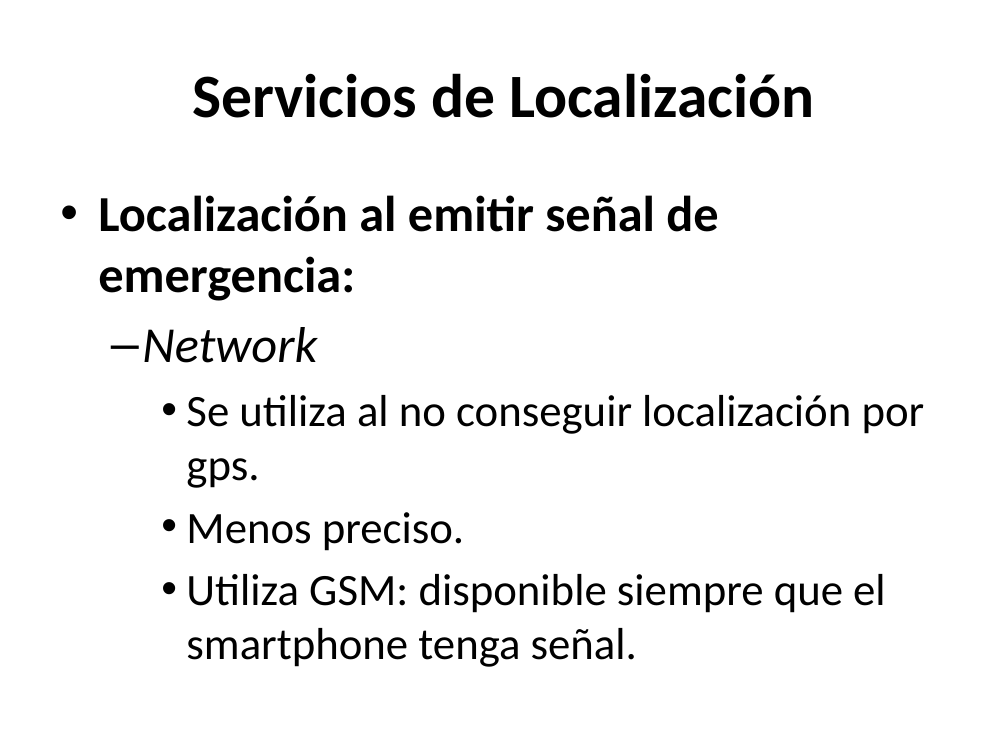
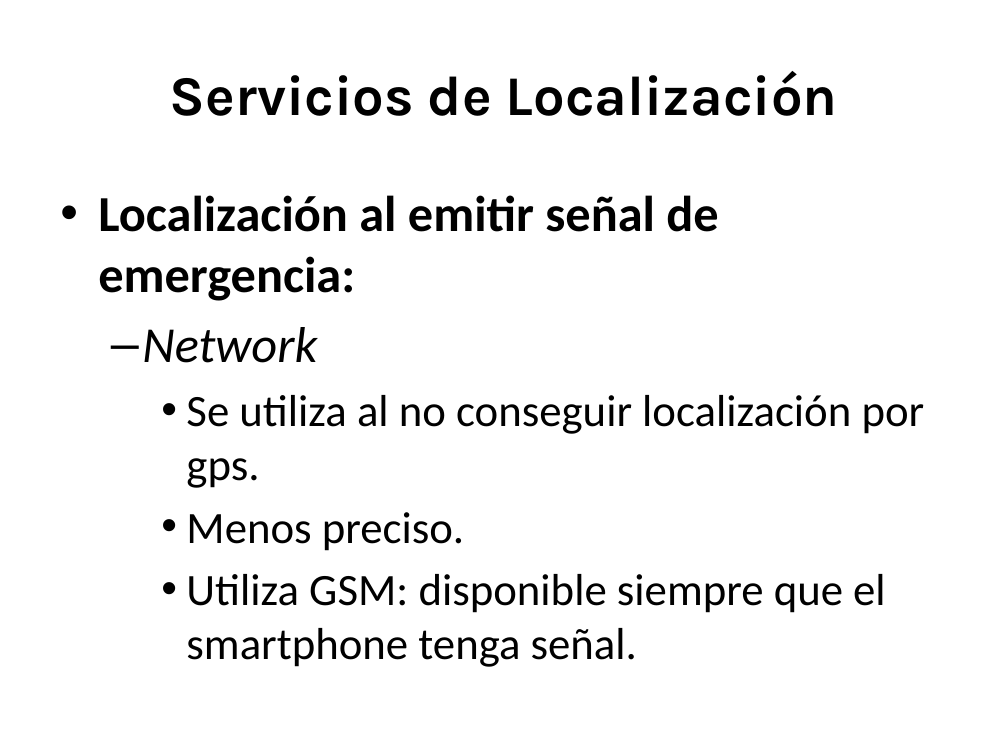
Before and after one commit to jmonetti/2012-1er-taller-de-desarrollo-de-proyectos-i, a slide deck: slide 26 of docs/Presentacion final/PresentacionFinal_V7.pptx. Drawn at 1008x756 pixels with LibreOffice and Linux fonts; fonts in the diff are those of the drawing; background and template pictures are left out. Boxes give left, top, right and bottom in pixels: in the first picture for what was removed or moved away, otherwise in the second. Text is boxed around its words. In the diff, an @@ line names an element or a change of style, - is before the commit and + after.

```diff
--- a/docs/Presentacion final/PresentacionFinal_V7.pptx
+++ b/docs/Presentacion final/PresentacionFinal_V7.pptx
@@ title "Servicios de Localización" at (x1=170, y1=71, x2=838, y2=116): size 44 to 40 pt, font Calibri to Karla @@
```
Also in this commit, not shown: 7 other slides changed, 3 other files.
